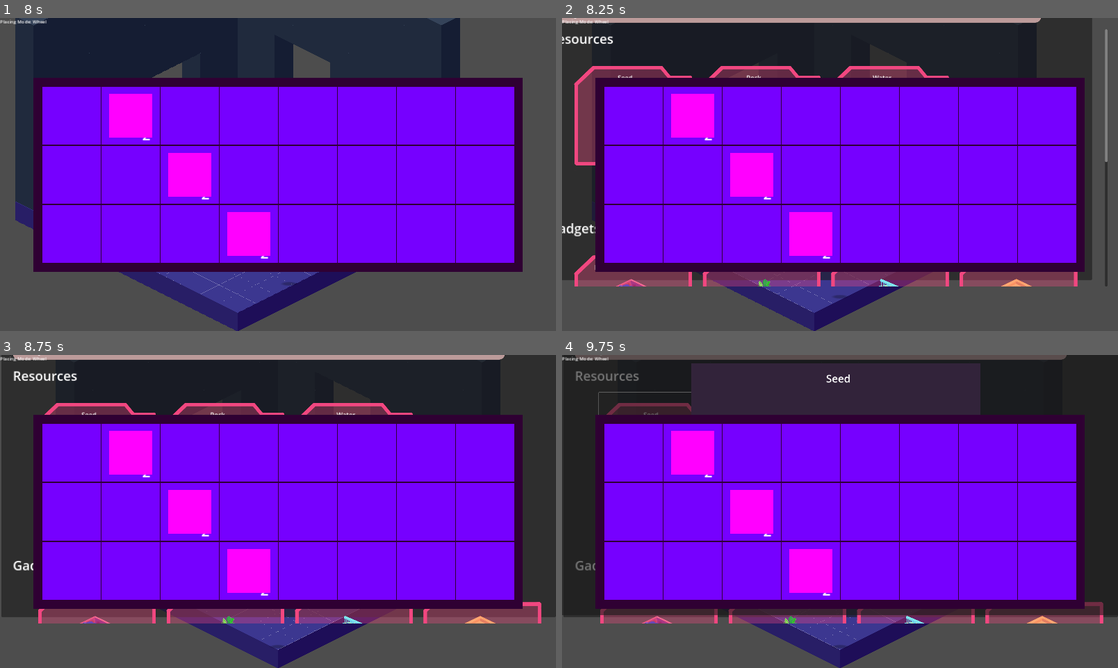
Above: before the commit, frames 1-4 (two rows, left to right).
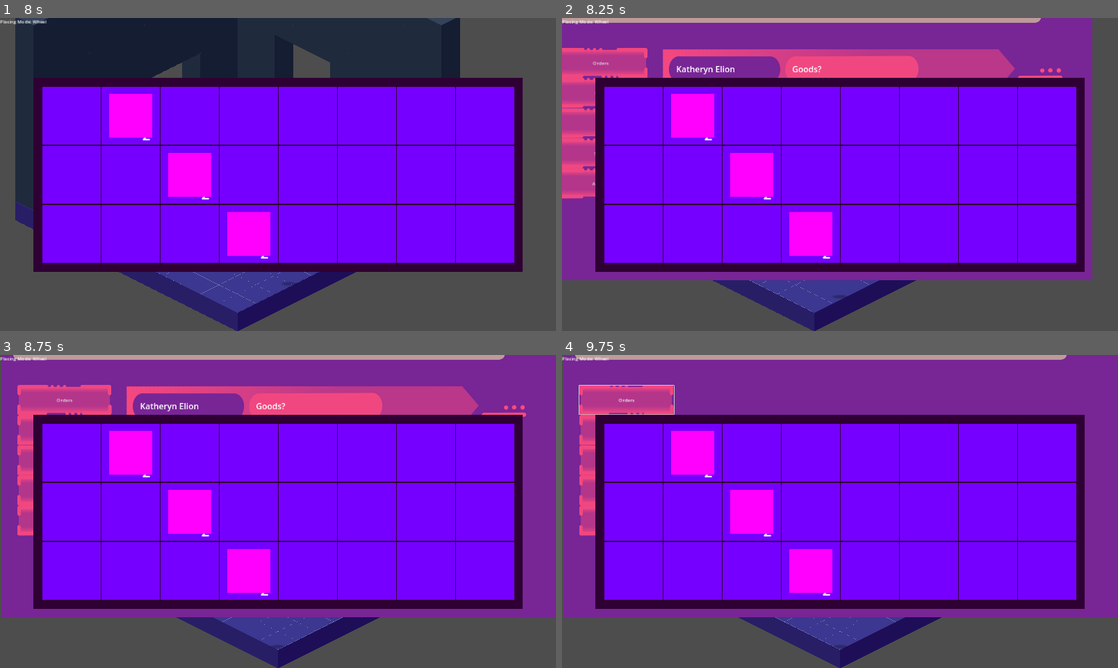
Above: after the commit, the same moments.

Repository: kaelynfmp/HearthLight
Game: Godot game, scene res://scenes/room.tscn
The game is run twice, just before and just after one commit, with the same random seed, the same clock (stepped at 60 frames per second) and the same inputs.
Inputs (mouse positions are in pixels of both pictures, inside the frame that each line leads up to):
- Up to frame 1 (8 s): tap Enter (ui_accept) every 0.75 s from 0.5 to 4.25 s; drag from (305, 202) to (333, 105) at 0.52 s; drag from (55, 24) to (250, 237) at 1.27 s; move the mouse to (333, 105) at 2.02 s; hold D (move_right) 2.03-2.75 s; tap 1 (toggle_placing_mode) at 2.1 s; drag from (250, 237) to (111, 127) at 2.77 s; drag from (255, 230) to (305, 174) at 3.52 s; drag from (111, 127) to (194, 96) at 4.27 s; move the mouse to (305, 174) at 5.02 s; hold S (move_down) 5.03-5.75 s; hold Shift (modifier) 5.03-5.75 s; click (305, 174) at 5.17 s; tap E (inventory) at 5.65 s; drag from (294, 146) to (166, 190) at 5.77 s; drag from (72, 115) to (333, 105) at 6.52 s; drag from (127, 115) to (250, 237) at 7.27 s
- Up to frame 2 (8.25 s): move the mouse to (751, 115) at 8.02 s; hold S (move_down) from 8.03 s (still down); tap C (toggle_computer) at 8.1 s; click (751, 115) at 8.17 s
- Up to frame 3 (8.75 s): keep holding S (move_down)
- Up to frame 4 (9.75 s): release S (move_down) at 8.75 s; click (662, 458) at 8.77 s; click (628, 398) at 9.5 s, where only the run after the commit has a clickable "Orders"

Frame 1 is identical in both runs. In frame 2, 26% of the frame differs, in the area x 0-99%, y 0-86%; in frame 3, 29%; in frame 4, 31%, in the area x 0-100%, y 0-86%.

Commit message:
Emails UI put in

Diff:
--- a/resources/emails/fifthemail.tres
+++ /dev/null
@@ -1,14 +0,0 @@
-[gd_resource type="Resource" script_class="Email" load_steps=2 format=3 uid="uid://bnp8fg21qwdfp"]
-
-[ext_resource type="Script" path="res://scripts/resources/email.gd" id="1_auuyx"]
-
-[resource]
-script = ExtResource("1_auuyx")
-sender = "Testerson McTester"
-subject = "Hello... I am testing this email functionality"
-contents = "This email should not show for a while"
-day = 1
-hour = 12
-minute = 30
-category = "main"
-is_read = false
--- a/resources/emails/fourthemail.tres
+++ /dev/null
@@ -1,14 +0,0 @@
-[gd_resource type="Resource" script_class="Email" load_steps=2 format=3 uid="uid://c1mwauwjcgay5"]
-
-[ext_resource type="Script" path="res://scripts/resources/email.gd" id="1_h11nt"]
-
-[resource]
-script = ExtResource("1_h11nt")
-sender = "Testerson McTester"
-subject = "Subject and tstuff"
-contents = "This email is an order and should not show for a while"
-day = 1
-hour = 9
-minute = 30
-category = "orders"
-is_read = false
--- a/resources/emails/introemail.tres
+++ b/resources/emails/introemail.tres
@@ -7,7 +7,7 @@
 script = ExtResource("1_16060")
 sender = "Katheryn Elion"
 subject = "Goods?"
-contents = "hey, a little birdie told me that you've got yourself a cotton plant. any chance i could take some of that cotton off your hands? just grab it from the cotton plant and send it off in the drone. it'll know where to go, don't worry"
+contents = "hey, a little birdie told me that you've got yourself access to a cotton plant. any chance i could take some of that cotton off your hands? just grab it from the cotton plant and send it off in the drone. it'll know where to go, don't worry"
 category = "main"
 day = 1
 hour = 8
--- a/resources/emails/secondemail.tres
+++ b/resources/emails/secondemail.tres
@@ -1,6 +1,7 @@
-[gd_resource type="Resource" script_class="Email" load_steps=2 format=3 uid="uid://sc3eyh2thm3t"]
+[gd_resource type="Resource" script_class="Email" load_steps=3 format=3 uid="uid://sc3eyh2thm3t"]
 
 [ext_resource type="Script" path="res://scripts/resources/email.gd" id="1_l8p6f"]
+[ext_resource type="Resource" uid="uid://bcfd6273tpfmn" path="res://resources/orders/order2.tres" id="1_ya2nd"]
 
 [resource]
 script = ExtResource("1_l8p6f")
@@ -14,8 +15,9 @@
 
 Yours truly,
 Ernest Hayden "
-category = "orders"
+category = "main"
 day = 1
 hour = 8
-minute = 0
+minute = 30
 is_read = false
+attached_order = ExtResource("1_ya2nd")
--- a/resources/emails/thirdemail.tres
+++ /dev/null
@@ -1,14 +0,0 @@
-[gd_resource type="Resource" script_class="Email" load_steps=2 format=3 uid="uid://c11ocns5vwar1"]
-
-[ext_resource type="Script" path="res://scripts/resources/email.gd" id="1_ivibn"]
-
-[resource]
-script = ExtResource("1_ivibn")
-sender = "Testerson McTester"
-subject = "Hello... I am testing this email functionality"
-contents = "3 email"
-day = 1
-hour = 8
-minute = 0
-category = "main"
-is_read = false
--- a/resources/orders/order2.tres
+++ b/resources/orders/order2.tres
@@ -1,14 +1,16 @@
 [gd_resource type="Resource" script_class="Order" load_steps=4 format=3 uid="uid://bcfd6273tpfmn"]
 
-[ext_resource type="Resource" uid="uid://c82decsqfayei" path="res://resources/items/cotton.tres" id="1_wl2t7"]
-[ext_resource type="Resource" uid="uid://ch7j0e7itemyd" path="res://resources/items/hand_grinder_item.tres" id="2_74stu"]
+[ext_resource type="Resource" path="res://resources/items/rock.tres" id="1_6erdb"]
+[ext_resource type="Resource" path="res://resources/items/dust.tres" id="2_pk5o2"]
 [ext_resource type="Script" path="res://scripts/resources/order.gd" id="3_7pfdn"]
 
 [resource]
 script = ExtResource("3_7pfdn")
 order_id = 1
-required_items = Array[Resource]([ExtResource("1_wl2t7")])
+given_items = Array[Resource]([ExtResource("1_6erdb")])
+given_quantities = Array[int]([2])
+required_items = Array[Resource]([ExtResource("2_pk5o2")])
 required_quantities = Array[int]([2])
-currency_reward = 0
-rewards = Array[Resource]([ExtResource("2_74stu")])
-rewards_quantities = Array[int]([1])
+currency_reward = 30
+rewards = Array[Resource]([])
+rewards_quantities = Array[int]([])
--- a/scenes/Computer Scenes/computer_interface.tscn
+++ b/scenes/Computer Scenes/computer_interface.tscn
@@ -11,6 +11,9 @@
 [ext_resource type="Script" path="res://scripts/resources/order.gd" id="6_luoch"]
 [ext_resource type="PackedScene" uid="uid://bchsomrab1tv0" path="res://scenes/Computer Scenes/buyable_item.tscn" id="6_q6ffq"]
 [ext_resource type="Texture2D" uid="uid://clcmg5me835w8" path="res://resources/sprites/computer/computerClose.png" id="11_u2wnv"]
+
+[sub_resource type="StyleBoxFlat" id="StyleBoxFlat_ga7bm"]
+bg_color = Color(0.470588, 0.145098, 0.588235, 1)
 
 [sub_resource type="StyleBoxFlat" id="StyleBoxFlat_0hhal"]
 bg_color = Color(0.736431, 0.60548, 0.604873, 1)
@@ -42,6 +45,7 @@
 exit_button = NodePath("Close Button")
 
 [node name="Sites" type="TabContainer" parent="."]
+z_index = -10
 layout_mode = 1
 anchors_preset = 15
 anchor_right = 1.0
@@ -50,10 +54,10 @@
 grow_horizontal = 2
 grow_vertical = 2
 theme_override_font_sizes/font_size = 42
-current_tab = 1
+theme_override_styles/panel = SubResource("StyleBoxFlat_ga7bm")
+current_tab = 0
 
 [node name="Emails" type="TabBar" parent="Sites"]
-visible = false
 layout_mode = 2
 drag_to_rearrange_enabled = true
 script = ExtResource("1_stx68")
@@ -97,6 +101,7 @@
 vertical_alignment = 1
 
 [node name="Botsy" type="TabBar" parent="Sites"]
+visible = false
 layout_mode = 2
 script = ExtResource("5_tq53l")
 item_button_scene = ExtResource("6_q6ffq")
--- a/scenes/Computer Scenes/email_manager.gd
+++ b/scenes/Computer Scenes/email_manager.gd
@@ -110,7 +110,7 @@
 	email_list_container.add_child(email_button)
 
 	# make email read
-	is_read_color(email, email_button)
+	#is_read_color(email, email_button)
 
 	var accept_button = email_button.find_child("Accept")
 	var reject_button = email_button.find_child("Decline")
@@ -132,7 +132,7 @@
 	print("Toggled panel visibility")
 	print("test")
 	email.is_read = true
-	is_read_color(email, email_button)
+	#is_read_color(email, email_button)
 	panel.visible = !panel.visible
 	if panel.visible:
 		email_button.custom_minimum_size = Vector2(1920,1080)
@@ -158,8 +158,8 @@
 	change_email_category(email, "archive")
 	display_category_emails(current_category)
 
-func is_read_color(email: Email, email_button: Button):
-	if email.is_read:
-		var style = StyleBoxFlat.new()
-		style.bg_color = Color(selectedbuttoncolor)
-		email_button.set("theme_override_styles/normal", style)
+#func is_read_color(email: Email, email_button: Button):
+	#if email.is_read:
+		#var style = StyleBoxFlat.new()
+		#style.bg_color = Color(selectedbuttoncolor)
+		#email_button.set("theme_override_styles/normal", style)
--- a/scenes/Computer Scenes/inbox_buttons.tscn
+++ b/scenes/Computer Scenes/inbox_buttons.tscn
@@ -2,13 +2,20 @@
 
 [ext_resource type="Texture2D" uid="uid://brioxpexvl23w" path="res://resources/sprites/emails/emailButton.png" id="1_unc2n"]
 
-[sub_resource type="StyleBoxFlat" id="StyleBoxFlat_j6wuq"]
-bg_color = Color(0.886275, 0.333333, 0.666667, 1)
+[sub_resource type="StyleBoxTexture" id="StyleBoxTexture_r7ntb"]
+texture = ExtResource("1_unc2n")
 
 [node name="Button" type="Button"]
+z_index = 2
 custom_minimum_size = Vector2(325, 100)
 offset_right = 325.0
 offset_bottom = 100.0
-theme_override_styles/normal = SubResource("StyleBoxFlat_j6wuq")
-icon = ExtResource("1_unc2n")
+theme_override_styles/normal = SubResource("StyleBoxTexture_r7ntb")
+text = "test"
 flat = true
+
+[node name="Sprite2D" type="Sprite2D" parent="."]
+z_index = -1
+position = Vector2(163, 51.25)
+scale = Vector2(0.881081, 0.95045)
+texture = ExtResource("1_unc2n")
--- a/scenes/Computer Scenes/view_email_button.tscn
+++ b/scenes/Computer Scenes/view_email_button.tscn
@@ -1,14 +1,16 @@
-[gd_scene load_steps=8 format=3 uid="uid://b5r8qyahtr3r1"]
+[gd_scene load_steps=10 format=3 uid="uid://b5r8qyahtr3r1"]
 
 [ext_resource type="Script" path="res://scenes/Computer Scenes/emaildisplay.gd" id="1_cc22d"]
+[ext_resource type="Texture2D" uid="uid://b3f53pdbhlfkg" path="res://resources/sprites/emails/emailPreview.png" id="2_ikcrj"]
 [ext_resource type="Texture2D" uid="uid://dph2wxrwua005" path="res://resources/sprites/computer/computerCancel.png" id="2_kcjoy"]
 [ext_resource type="Texture2D" uid="uid://cwxs2j52xgre8" path="res://resources/sprites/computer/computerAccept.png" id="3_jjpv2"]
+[ext_resource type="Texture2D" uid="uid://dnvrhn4af2nix" path="res://resources/sprites/emails/emailDropdown.png" id="3_n2822"]
 
-[sub_resource type="StyleBoxFlat" id="StyleBoxFlat_agju5"]
-bg_color = Color(0.886275, 0.333333, 0.666667, 1)
+[sub_resource type="StyleBoxFlat" id="StyleBoxFlat_6whkr"]
+bg_color = Color(1, 1, 1, 0)
 
-[sub_resource type="StyleBoxFlat" id="StyleBoxFlat_tpgae"]
-bg_color = Color(0.700707, 0.59704, 0.72163, 1)
+[sub_resource type="StyleBoxTexture" id="StyleBoxTexture_t0k6g"]
+texture = ExtResource("3_n2822")
 
 [sub_resource type="StyleBoxFlat" id="StyleBoxFlat_qmtjh"]
 bg_color = Color(0.678532, 0.225584, 0.240335, 1)
@@ -19,9 +21,9 @@
 [node name="EmailButton" type="Button" node_paths=PackedStringArray("sender_label", "subject_label", "sender_dropdown", "subject_dropdown", "blurb_label", "content", "expand_panel")]
 custom_minimum_size = Vector2(1920, 300)
 offset_right = 1921.0
-offset_bottom = 1080.0
+offset_bottom = 190.0
 size_flags_horizontal = 3
-theme_override_styles/normal = SubResource("StyleBoxFlat_agju5")
+theme_override_styles/normal = SubResource("StyleBoxFlat_6whkr")
 script = ExtResource("1_cc22d")
 sender_label = NodePath("Sender")
 subject_label = NodePath("Subject")
@@ -31,86 +33,92 @@
 content = NodePath("Panel/Content")
 expand_panel = NodePath("Panel")
 
+[node name="Sprite2D" type="Sprite2D" parent="."]
+position = Vector2(961.5, 130.75)
+scale = Vector2(1.66406, 1.69463)
+texture = ExtResource("2_ikcrj")
+
 [node name="Sender" type="Label" parent="."]
 layout_mode = 0
 offset_left = 67.0
-offset_top = 119.0
+offset_top = 71.0
 offset_right = 531.0
-offset_bottom = 188.0
-theme_override_font_sizes/font_size = 50
+offset_bottom = 126.0
+theme_override_font_sizes/font_size = 40
 text = "Sender"
 
 [node name="Subject" type="Label" parent="."]
 layout_mode = 0
-offset_left = 575.0
-offset_top = 117.0
-offset_right = 1039.0
-offset_bottom = 186.0
-theme_override_font_sizes/font_size = 50
+offset_left = 623.0
+offset_top = 71.0
+offset_right = 1087.0
+offset_bottom = 140.0
+theme_override_font_sizes/font_size = 40
 text = "Subject line"
 
 [node name="Blurb" type="Label" parent="."]
+visible = false
 layout_mode = 0
-offset_left = 1435.0
-offset_top = 117.0
-offset_right = 1899.0
-offset_bottom = 186.0
+offset_left = 1132.0
+offset_top = 51.0
+offset_right = 1596.0
+offset_bottom = 120.0
 theme_override_font_sizes/font_size = 50
 text = "Start of email....."
 
 [node name="Panel" type="Panel" parent="."]
 layout_mode = 0
-offset_top = 300.0
+offset_top = 150.0
 offset_right = 1920.0
-offset_bottom = 1082.0
-theme_override_styles/panel = SubResource("StyleBoxFlat_tpgae")
+offset_bottom = 1073.0
+theme_override_styles/panel = SubResource("StyleBoxTexture_t0k6g")
 
 [node name="Content" type="Label" parent="Panel"]
 layout_mode = 0
 offset_left = 102.0
-offset_top = 138.0
+offset_top = 246.0
 offset_right = 1827.0
-offset_bottom = 775.0
+offset_bottom = 883.0
 theme_override_font_sizes/font_size = 30
 text = "This is the email contents. This is the email contents. This is the email contents. This is the email contents. This is the email contents. This is the email contents. This is the email contents. This is the email contents. This is the email contents. This is the email contents. "
 autowrap_mode = 3
 
 [node name="SenderDropdown" type="Label" parent="Panel"]
 layout_mode = 0
-offset_left = 102.0
-offset_top = 47.0
-offset_right = 744.0
-offset_bottom = 102.0
+offset_left = 323.0
+offset_top = 168.0
+offset_right = 965.0
+offset_bottom = 223.0
 theme_override_font_sizes/font_size = 40
 text = "Sender"
 autowrap_mode = 3
 
 [node name="SubjectDropdown" type="Label" parent="Panel"]
 layout_mode = 0
-offset_left = 769.0
-offset_top = 47.0
-offset_right = 1788.0
-offset_bottom = 160.0
+offset_left = 795.0
+offset_top = 168.0
+offset_right = 1814.0
+offset_bottom = 281.0
 theme_override_font_sizes/font_size = 40
 text = "Subject but this is a very long subject yes ok cool"
 autowrap_mode = 3
 
 [node name="Decline" type="Button" parent="Panel"]
 layout_mode = 0
-offset_left = 795.0
-offset_top = 607.0
-offset_right = 929.0
-offset_bottom = 726.0
+offset_left = 1596.0
+offset_top = 764.0
+offset_right = 1730.0
+offset_bottom = 883.0
 theme_override_styles/normal = SubResource("StyleBoxFlat_qmtjh")
 icon = ExtResource("2_kcjoy")
 flat = true
 
 [node name="Accept" type="Button" parent="Panel"]
 layout_mode = 0
-offset_left = 1033.0
-offset_top = 607.0
-offset_right = 1167.0
-offset_bottom = 726.0
+offset_left = 1751.0
+offset_top = 764.0
+offset_right = 1885.0
+offset_bottom = 883.0
 theme_override_styles/normal = SubResource("StyleBoxFlat_egw1w")
 icon = ExtResource("3_jjpv2")
 flat = true
--- a/scripts/order_manager.gd
+++ b/scripts/order_manager.gd
@@ -69,17 +69,19 @@
 	pass
 
 func reward_player(order: Order):
-	for i in range(0,len(order.rewards)):
-		var item = order.rewards[i]
-		var qty = order.rewards_quantities[i]
-		GameManager.add_currency(order.currency_reward)
-		inventory.insert(item, qty)
+	if len(order.rewards) > 0:
+		for i in range(0,len(order.rewards)):
+			var item = order.rewards[i]
+			var qty = order.rewards_quantities[i]
+			GameManager.add_currency(order.currency_reward)
+			inventory.insert(item, qty)
 
 func give_player_starting_items(order: Order):
-	for i in range(0,len(order.rewards)):
-		var item = order.given_items[i]
-		var qty = order.given_quantities[i]
-		inventory.insert(item, qty)
+	if len(order.given_items)>0:
+		for i in range(0,len(order.given_items)):
+			var item = order.given_items[i]
+			var qty = order.given_quantities[i]
+			inventory.insert(item, qty)
 
 
 # Called every frame. 'delta' is the elapsed time since the previous frame.
Not shown: 1 places in scenes/Computer Scenes/computer_interface.tscn that only renumber resources
